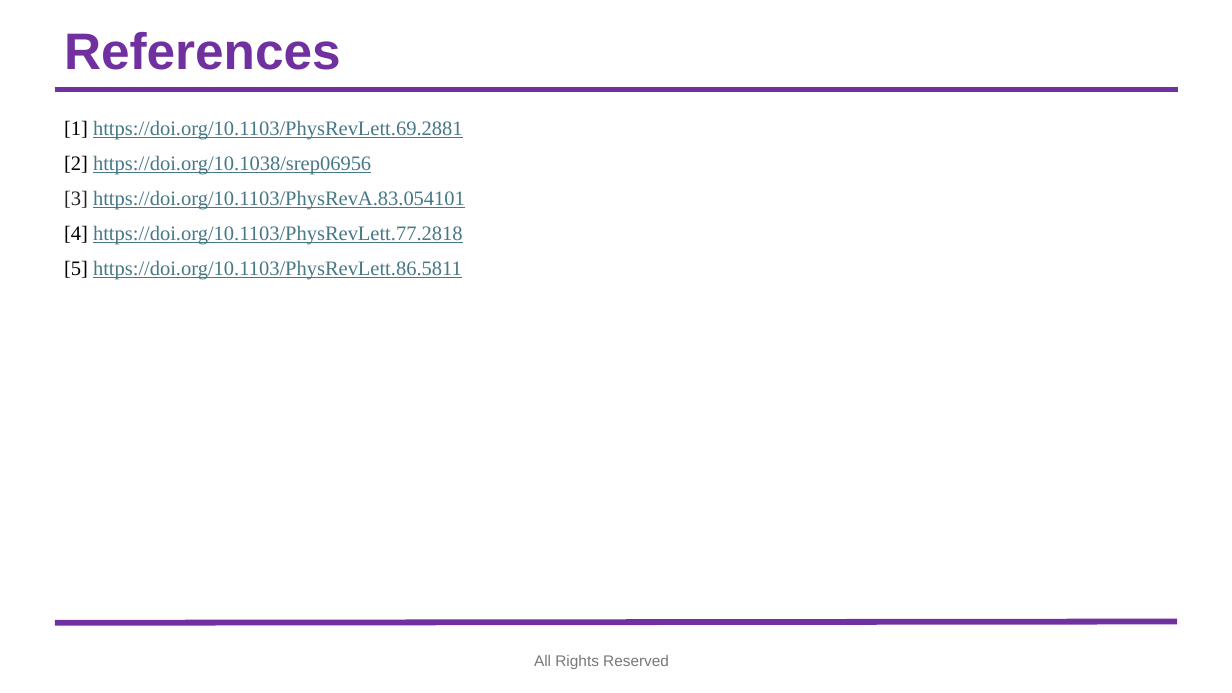
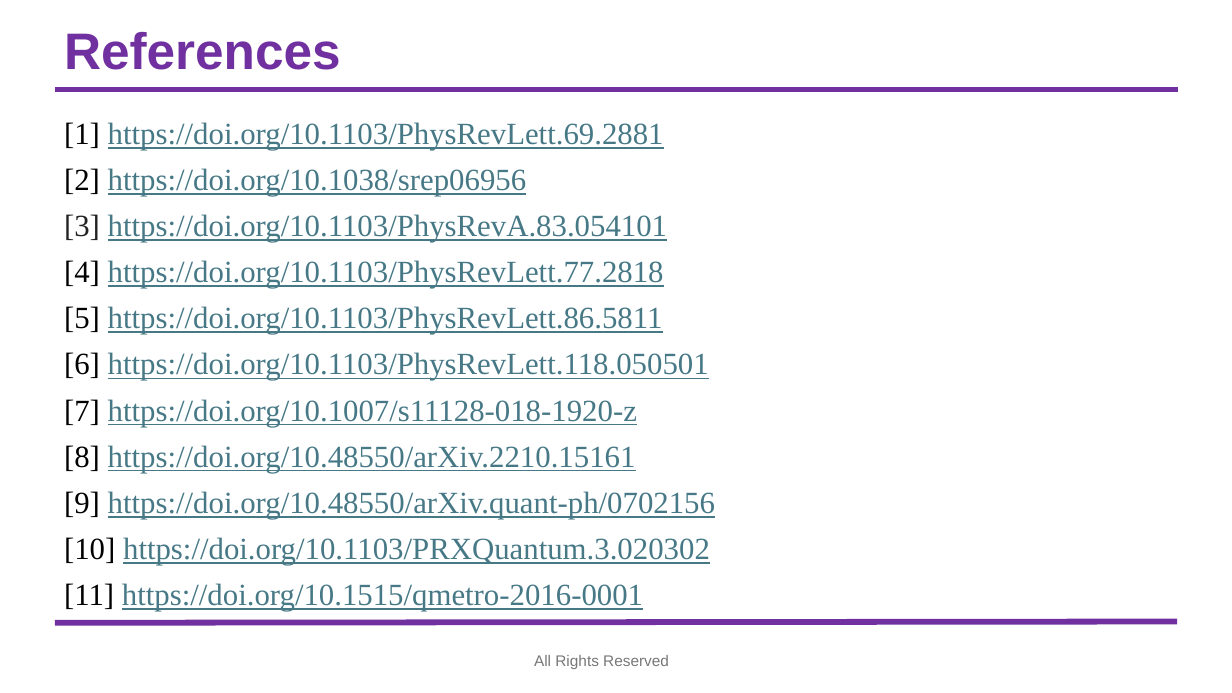
Before and after one commit to syedshubha/QNET25_Shubha, a slide deck: slide 20 of Fidelity_EntropyMatrics.pptx. Drawn at 1232x693 pixels with LibreOffice and Linux fonts; fonts in the diff are those of the drawing; background and template pictures are left out. Boxes give left, top, right and bottom in pixels: in the first picture for what was removed or moved away, otherwise in the second. Text is boxed around its words. In the diff, an @@ line names an element or a change of style, - is before the commit and + after.

```diff
--- a/Fidelity_EntropyMatrics.pptx
+++ b/Fidelity_EntropyMatrics.pptx
@@ text at [64,122,667,334]: size 16 to 24 pt in "[1] https://doi.org/10.1103/PhysRevLett.69.2881", "[2] https://doi.org/10.1038/srep06956", "[3] https://doi.org/10.1103/PhysRevA.83.054101", "[4] https://doi.org/10.1103/PhysRevLett.77.2818" and 1 more places @@
@@ text at [64,352,715,611]: paragraphs added @@
+[6] https://doi.org/10.1103/PhysRevLett.118.050501
+[7] https://doi.org/10.1007/s11128-018-1920-z
+[8] https://doi.org/10.48550/arXiv.2210.15161
+[9] https://doi.org/10.48550/arXiv.quant-ph/0702156
+[10] https://doi.org/10.1103/PRXQuantum.3.020302
+[11] https://doi.org/10.1515/qmetro-2016-0001
```
Also in this commit, not shown: 1 other slide changed.
